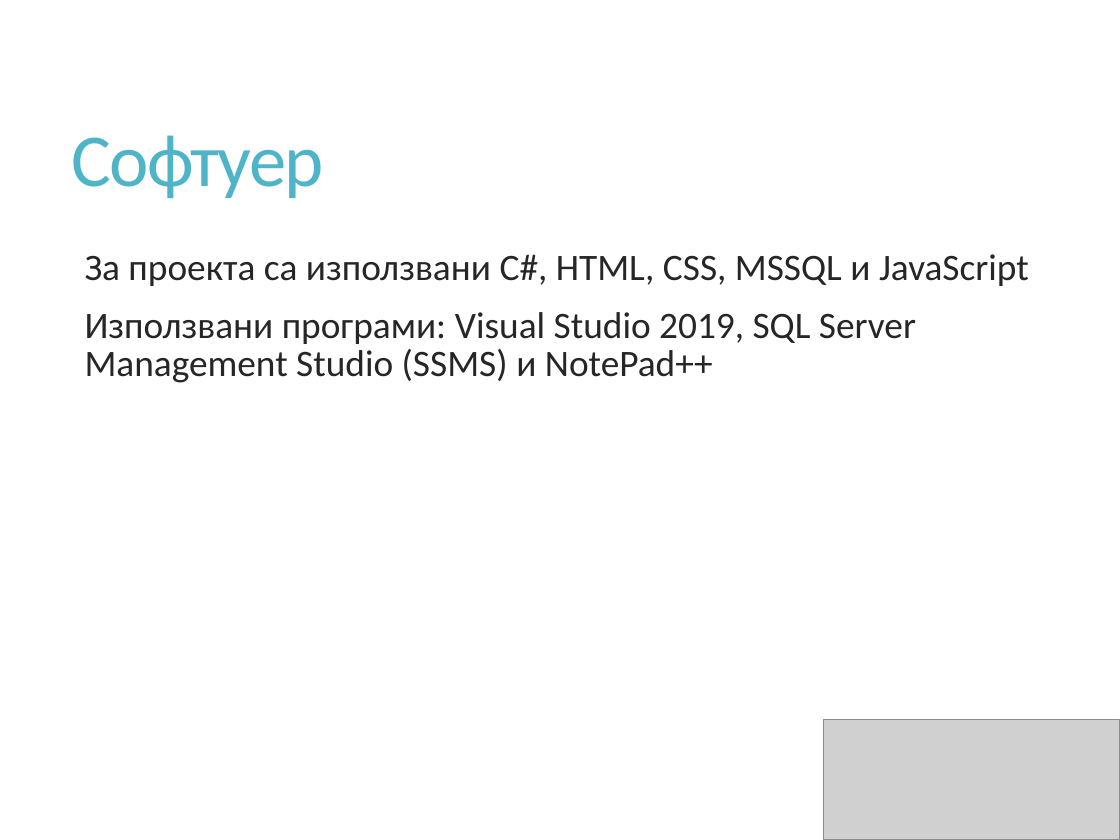
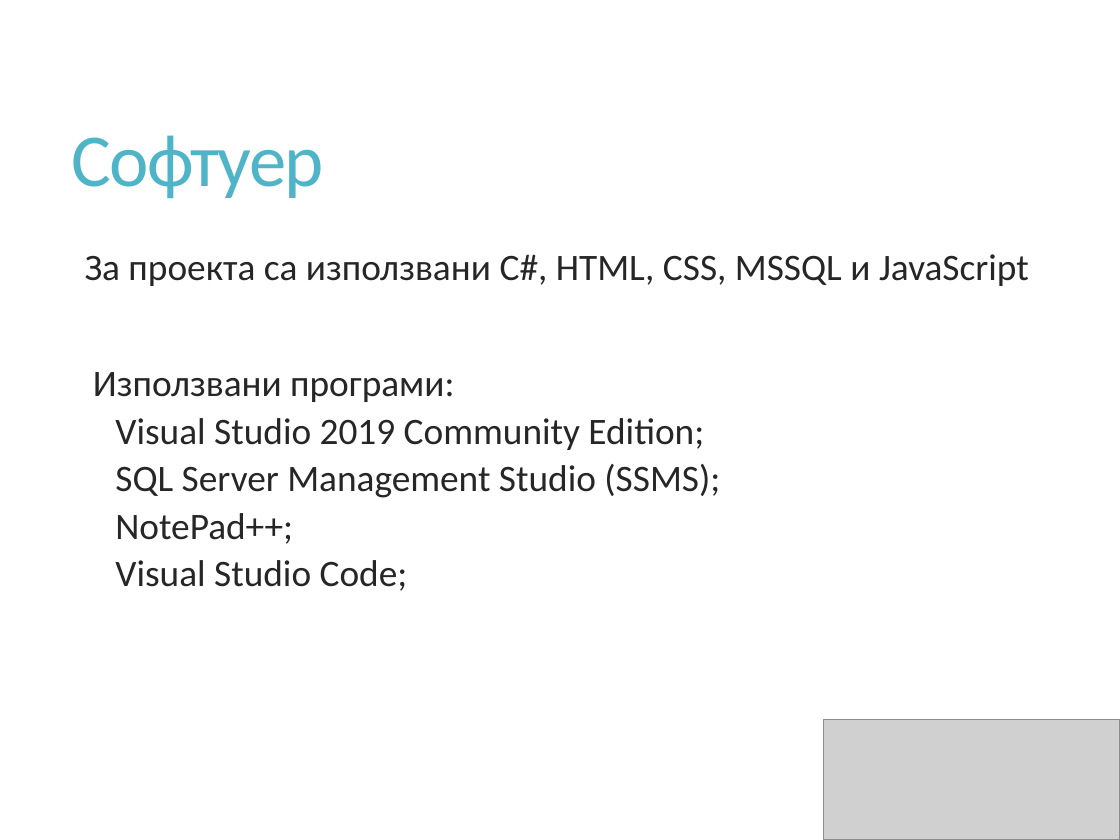
Before and after one commit to zyppyvids/HotelSys, a slide deck: slide 4 of Presentation/HotelSys.pptx. Drawn at 1120x840 pixels with LibreOffice and Linux fonts; fonts in the diff are those of the drawing; grey boxes stand for pictures. Boxes give left, top, right and bottom in pixels: in the first picture for what was removed or moved away, otherwise in the second. Text is boxed around its words. In the diff, an @@ line names an element or a change of style, - is before the commit and + after.

```diff
--- a/Presentation/HotelSys.pptx
+++ b/Presentation/HotelSys.pptx
@@ text at (93, 372, 720, 591): text changed @@
-  Използвани програми: Visual Studio 2019, SQL Server Management Studio (SSMS) и NotePad++
+  Използвани програми:
+    Visual Studio 2019 Community Edition;
+    SQL Server Management Studio (SSMS);
+    NotePad++;
+    Visual Studio Code;
```
Also in this commit, not shown: 3 other slides changed, 2 slides added, 5 other files.
